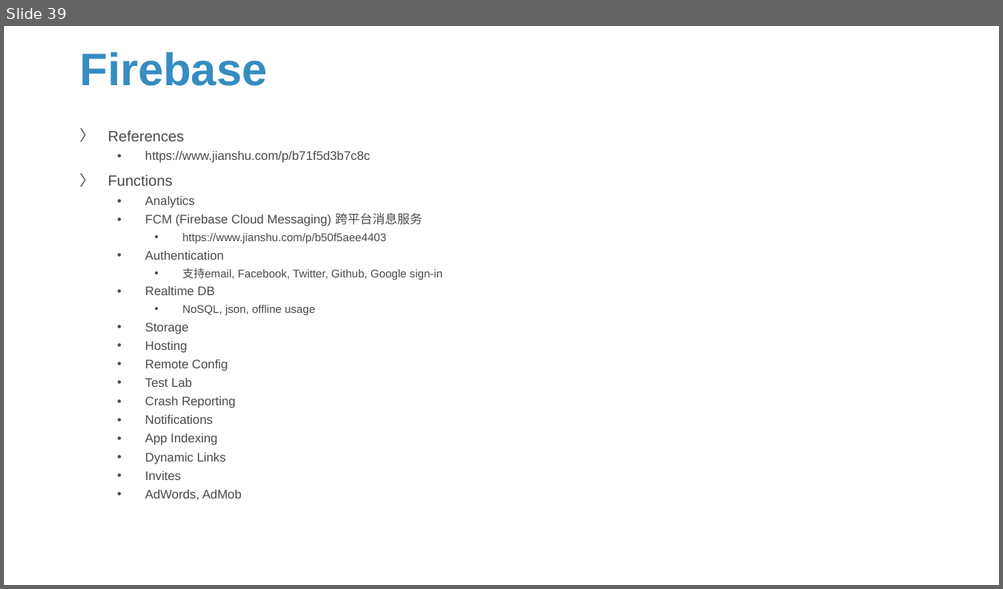
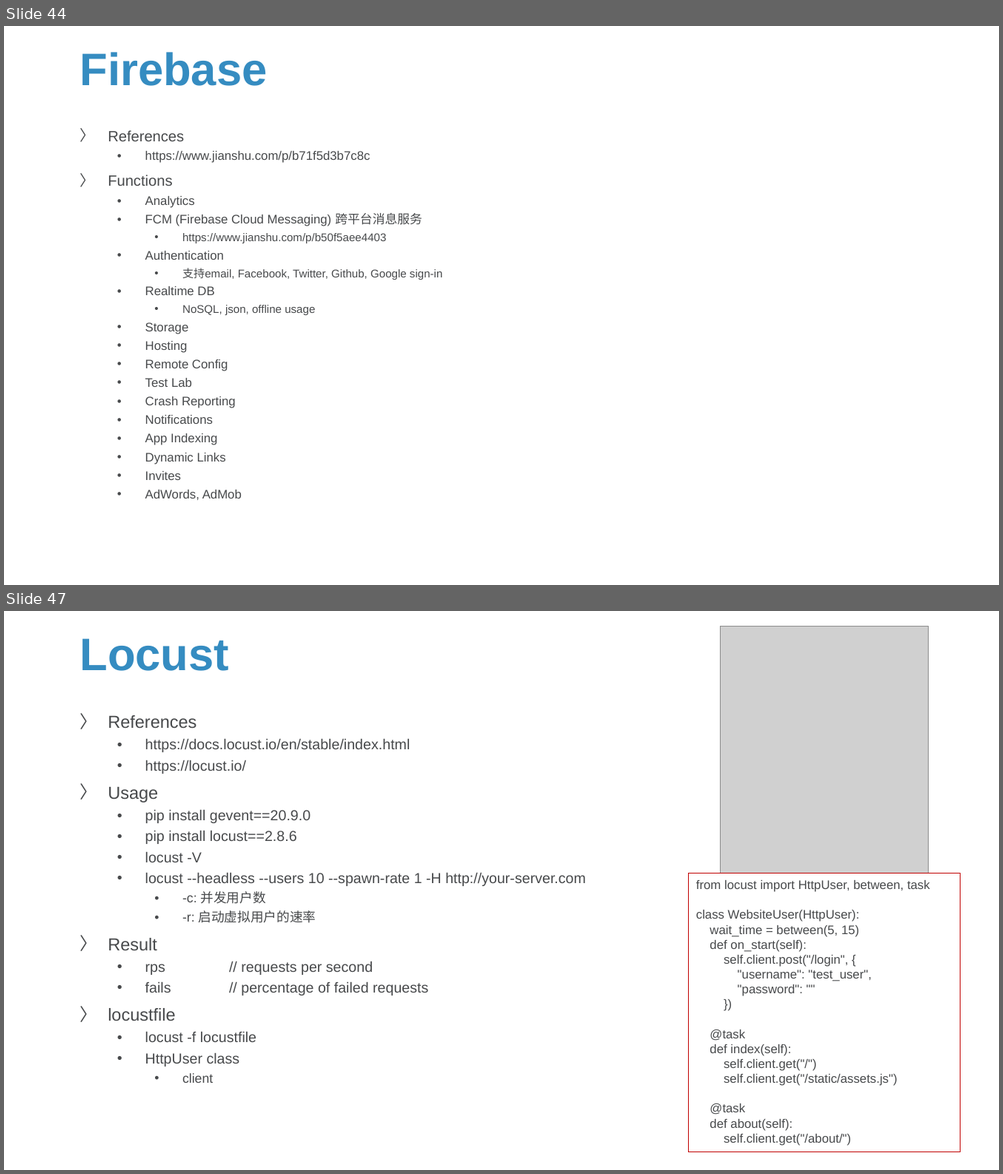
Before and after one commit to Sparks-Lu/TechNotes, a slide deck: Web/Server-Notes.pptx. Shown one above the other, each under a label of ours: slide 39 before the commit, slides 44 and 47 after it; the slides between them are not shown. The pictures are 1003x589 and 1003x1174 pixels, drawn with LibreOffice and Linux fonts; fonts in the diff are those of the drawing; grey boxes stand for pictures; background and template pictures are left out. Boxes give left, top, right and bottom in pixels: in the first picture for what was removed or moved away, otherwise in the second. Text is boxed around its words. In the diff, an @@ line names an element or a change of style, - is before the commit and + after.

```diff
--- a/Web/Server-Notes.pptx
+++ b/Web/Server-Notes.pptx
@@ slide 47 added at bbox=[4, 611, 999, 1170], background picture (left out) @@
@@ picture added at bbox=[720, 626, 928, 874] @@
@@ title added at bbox=[79, 638, 229, 671], 44 pt, text #358CC1, bold @@
+Locust
@@ text added at bbox=[108, 715, 586, 1083], 14 pt, text #47494B @@
+〉 References
+  • https://docs.locust.io/en/stable/index.html
+  • https://locust.io/
+〉 Usage
+  • pip install gevent==20.9.0
+  • pip install locust==2.8.6
+  • locust -V
+  • locust --headless --users 10 --spawn-rate 1 -H http://your-server.com
+    • -c: 并发用户数
+    • -r: 启动虚拟用户的速率
+〉 Result
+  • rps // requests per second
+  • fails // percentage of failed requests
+〉 locustfile
+  • locust -f locustfile
+  • HttpUser class
+    • client
@@ rectangle added at bbox=[689, 874, 961, 1152], outline #C00000 0.75 pt, 12 pt, text #47494B @@
+from locust import HttpUser, between, task
+class WebsiteUser(HttpUser):
+wait_time = between(5, 15)
+def on_start(self):
+self.client.post("/login", {
+"username": "test_user",
+"password": ""
+})
+@task
+def index(self):
+self.client.get("/")
+self.client.get("/static/assets.js")
+@task
+def about(self):
+self.client.get("/about/")
@@ what was slide 39 is now slide 44 @@
```
Also in this commit, not shown: 2 slides changed, 8 other slides added, 14 other files.
